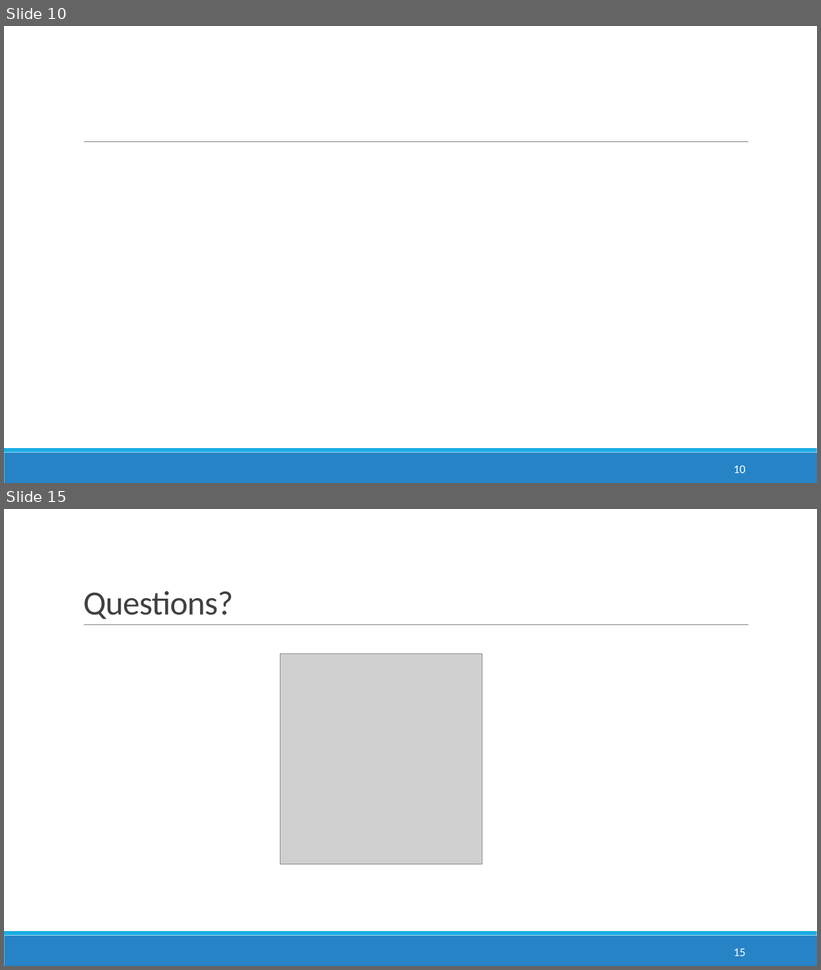
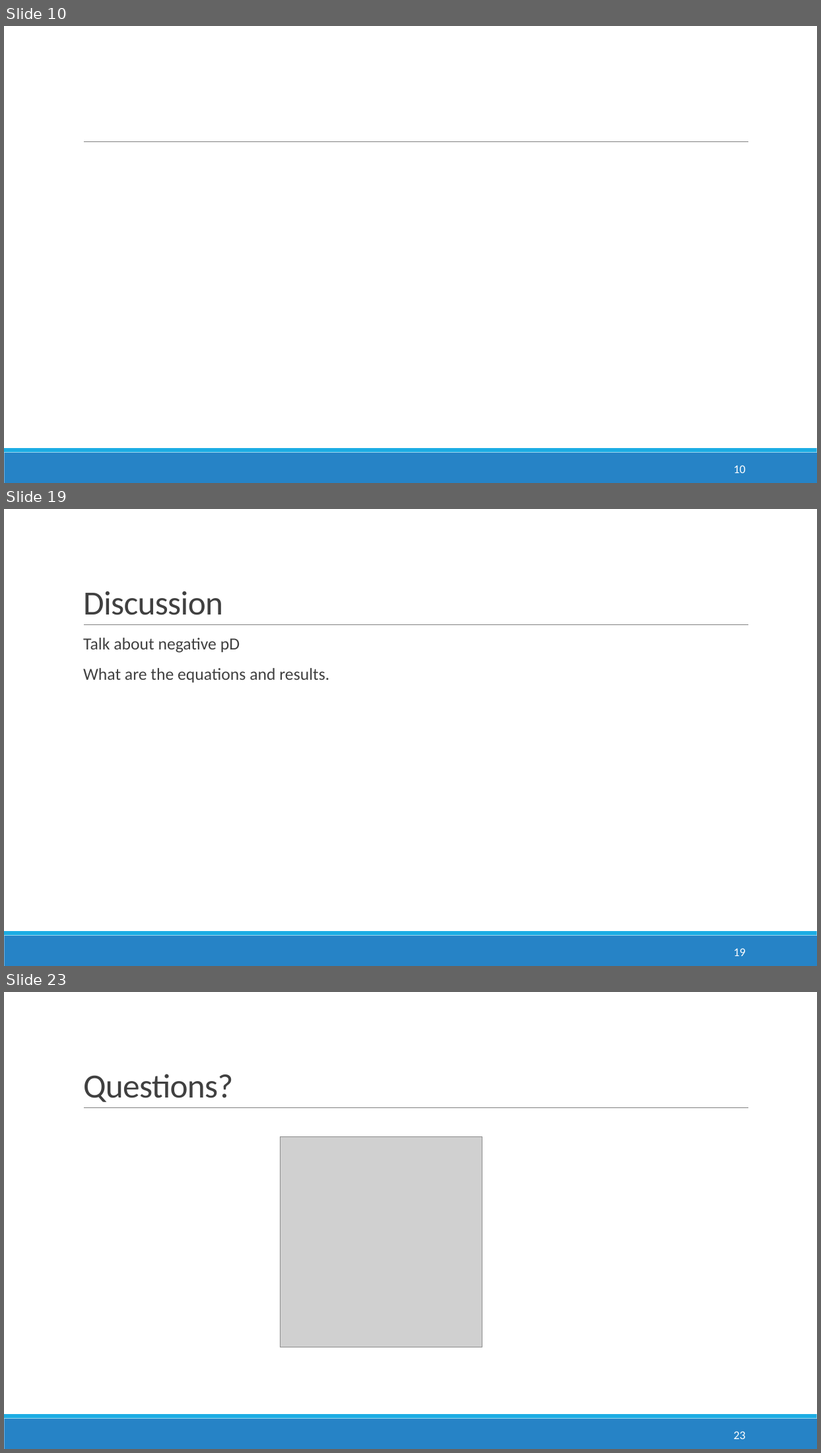
Before and after one commit to anirudhtomer/MScThesis, a slide deck: mid term presentation.pptx. Shown one above the other, each under a label of ours: slides 10 and 15 before the commit, slides 10, 19 and 23 after it; the slides between them are not shown. The pictures are 821x970 and 821x1453 pixels, drawn with LibreOffice and Linux fonts; fonts in the diff are those of the drawing; grey boxes stand for pictures; background and template pictures are left out. Boxes give left, top, right and bottom in pixels: in the first picture for what was removed or moved away, otherwise in the second. Text is boxed around its words. In the diff, an @@ line names an element or a change of style, - is before the commit and + after.

```diff
--- a/mid term presentation.pptx
+++ b/mid term presentation.pptx
@@ slide 19 added at bbox=[4, 509, 817, 966], background #FFFFFF; not listed: 3 template elements that a slide beside it also shows @@
@@ title added at bbox=[83, 591, 223, 615], 40 pt, text #404040 @@
+Discussion
@@ text added at bbox=[83, 638, 329, 683], 20 pt, text #404040 @@
+  Talk about negative pD
+  What are the equations and results.
@@ page number added at bbox=[734, 949, 746, 956], 14 pt, text #FFFFFF @@
+19
@@ what was slide 15 is now slide 23 @@
@@ page number at bbox=[734, 1432, 746, 1439]: text changed @@
-15
+23
```
Also in this commit, not shown: 5 slides changed, 10 other slides added, 3 slides removed, 20 other files.
